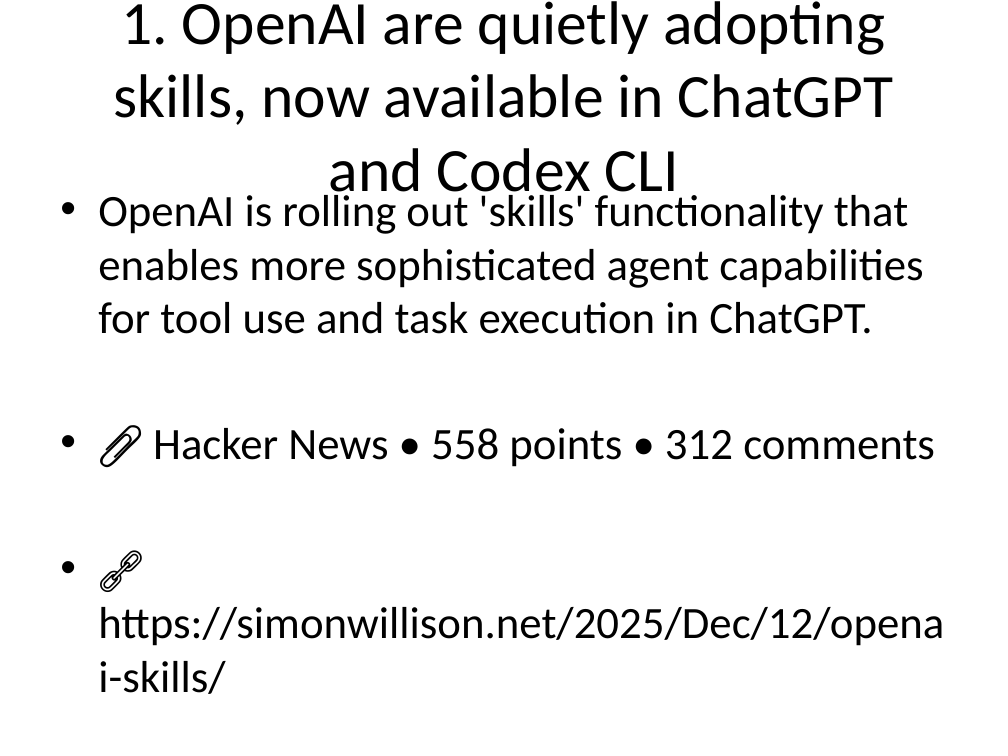
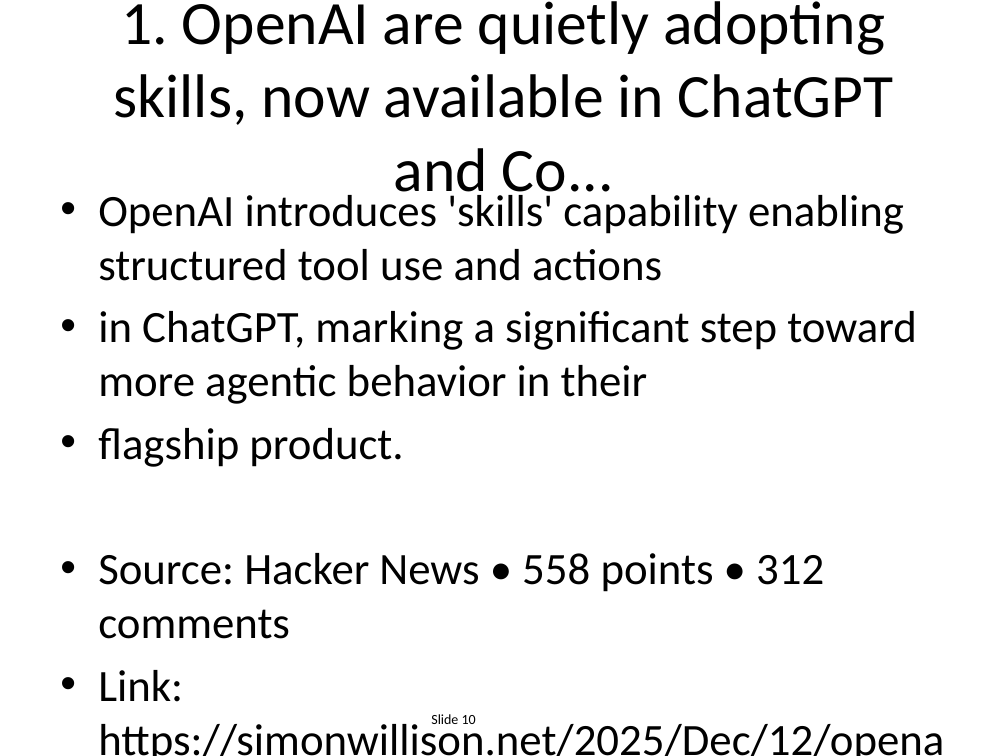
Before and after one commit to EiriniOr/ai-weekly-digest, a slide deck: slide 10 of AI_Weekly_2025-12-14.pptx. Drawn at 1008x756 pixels with LibreOffice and Linux fonts; fonts in the diff are those of the drawing. Boxes give left, top, right and bottom in pixels: in the first picture for what was removed or moved away, otherwise in the second. Text is boxed around its words. In the diff, an @@ line names an element or a change of style, - is before the commit and + after.

```diff
--- a/AI_Weekly_2025-12-14.pptx
+++ b/AI_Weekly_2025-12-14.pptx
@@ title at (114,1,893,206): text changed @@
-1. OpenAI are quietly adopting skills, now available in ChatGPT and Codex CLI
+1. OpenAI are quietly adopting skills, now available in ChatGPT and Co...
@@ text at (98,189,944,756): text changed @@
-• OpenAI is rolling out 'skills' functionality that enables more sophisticated agent capabilities for tool use and task execution in ChatGPT.
-• 📎 Hacker News • 558 points • 312 comments
-• 🔗 https://simonwillison.net/2025/Dec/12/openai-skills/
+• OpenAI introduces 'skills' capability enabling structured tool use and actions
+• in ChatGPT, marking a significant step toward more agentic behavior in their
+• flagship product.
+• Source: Hacker News • 558 points • 312 comments
+• Link: https://simonwillison.net/2025/Dec/12/openai-sk...
@@ text added at (431,714,476,724), 10 pt, text #000000 @@
+Slide 10
```
Also in this commit, not shown: 23 other slides changed, 1 slide added, 1 slide removed.
